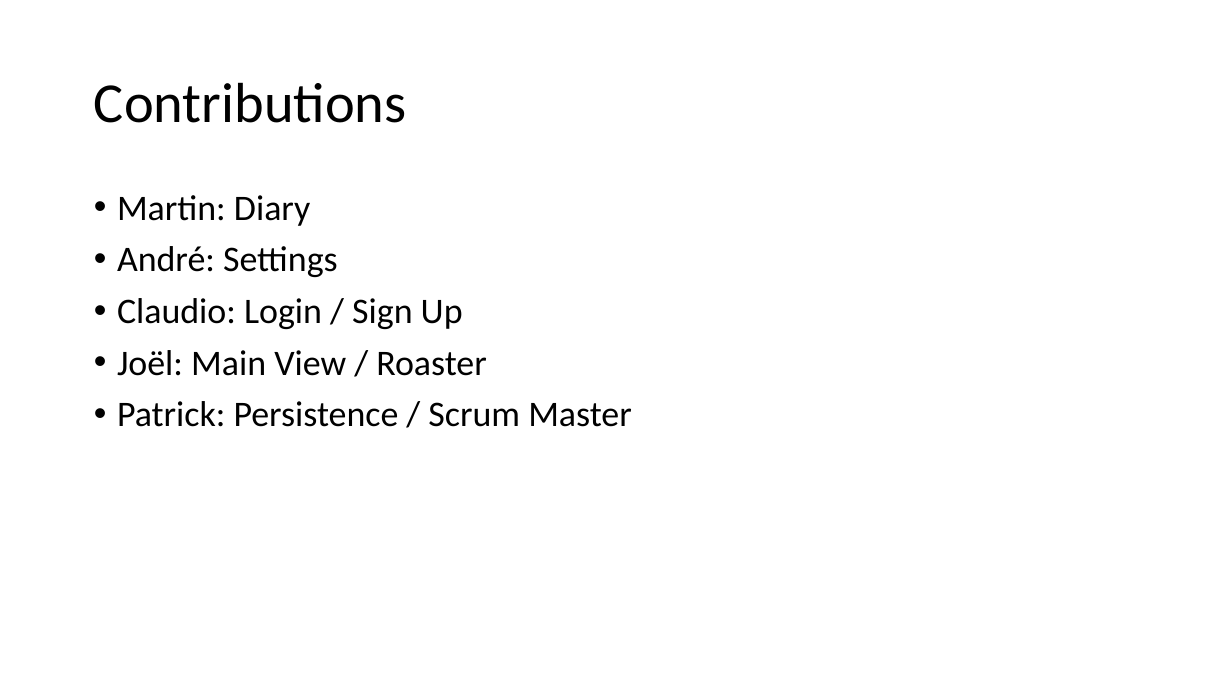
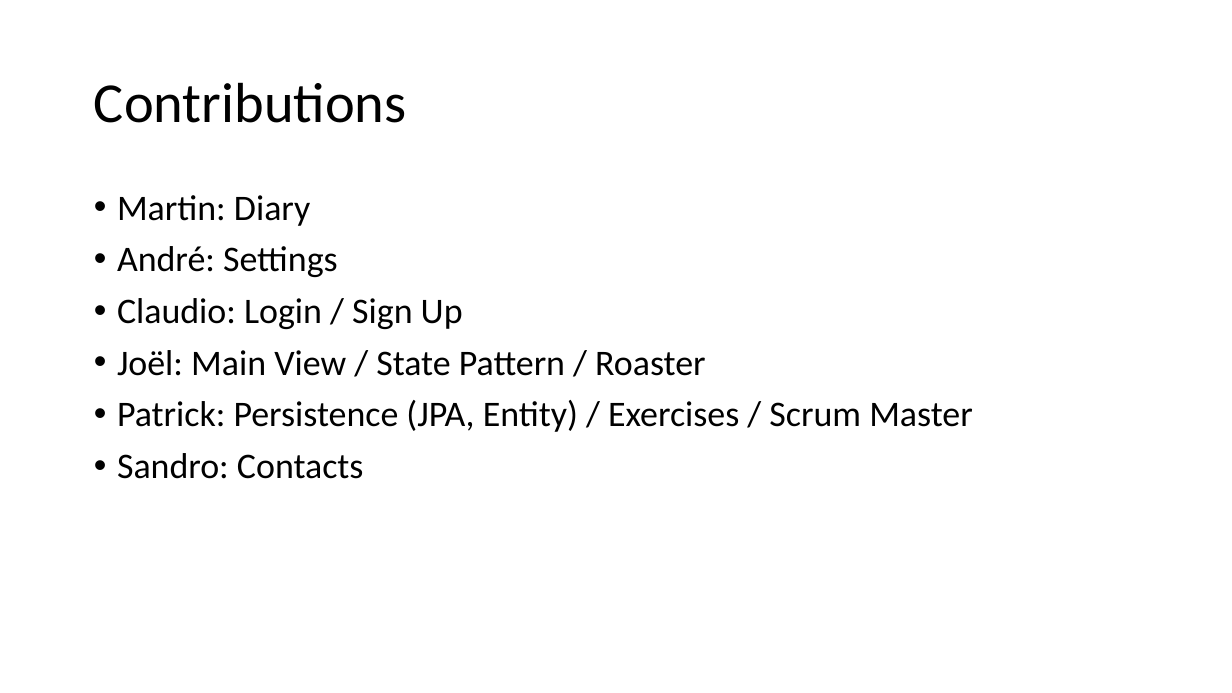
Before and after one commit to wyssp8/BTI7081-Software-Engineering-and-Design, a slide deck: slide 10 of doc/CS01/task14/cs1-task14-presentation.pptx (slide 9 before the commit). Drawn at 1232x693 pixels with LibreOffice and Linux fonts; fonts in the diff are those of the drawing. Boxes give left, top, right and bottom in pixels: in the first picture for what was removed or moved away, otherwise in the second. Text is boxed around its words. In the diff, an @@ line names an element or a change of style, - is before the commit and + after.

Commit message:
Push Präsentation

```diff
--- a/doc/CS01/task14/cs1-task14-presentation.pptx
+++ b/doc/CS01/task14/cs1-task14-presentation.pptx
@@ text at (x1=117, y1=350, x2=973, y2=479): text changed @@
-• Joël: Main View / Roaster
-• Patrick: Persistence / Scrum Master
+• Joël: Main View / State Pattern / Roaster
+• Patrick: Persistence (JPA, Entity) / Exercises / Scrum Master
+• Sandro: Contacts
```
Also in this commit, not shown: 1 other slide changed, 2 slides added.
